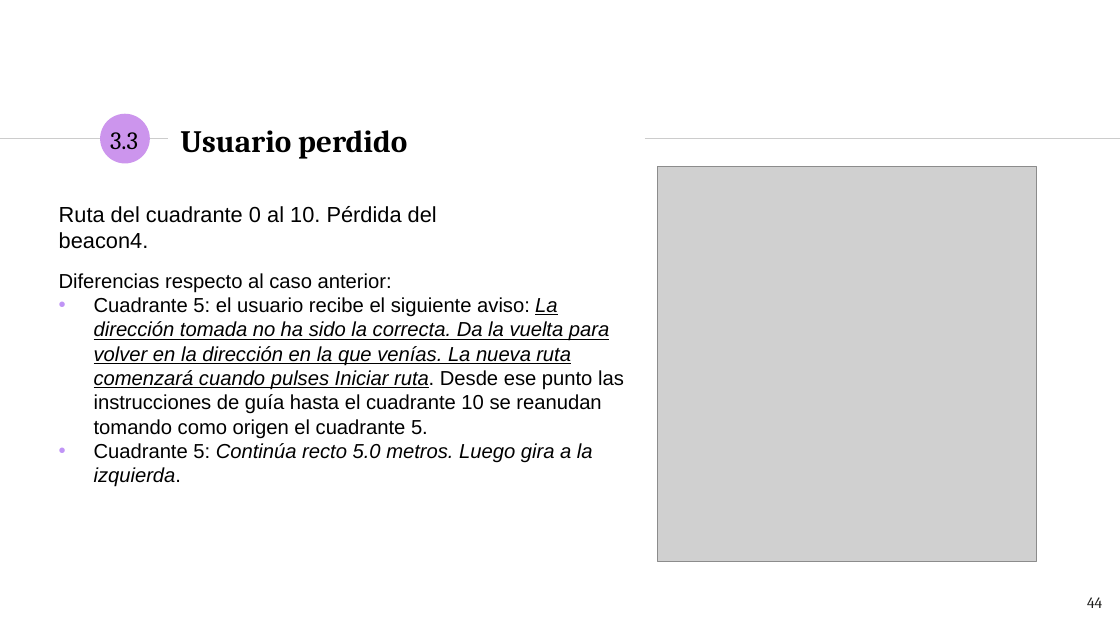
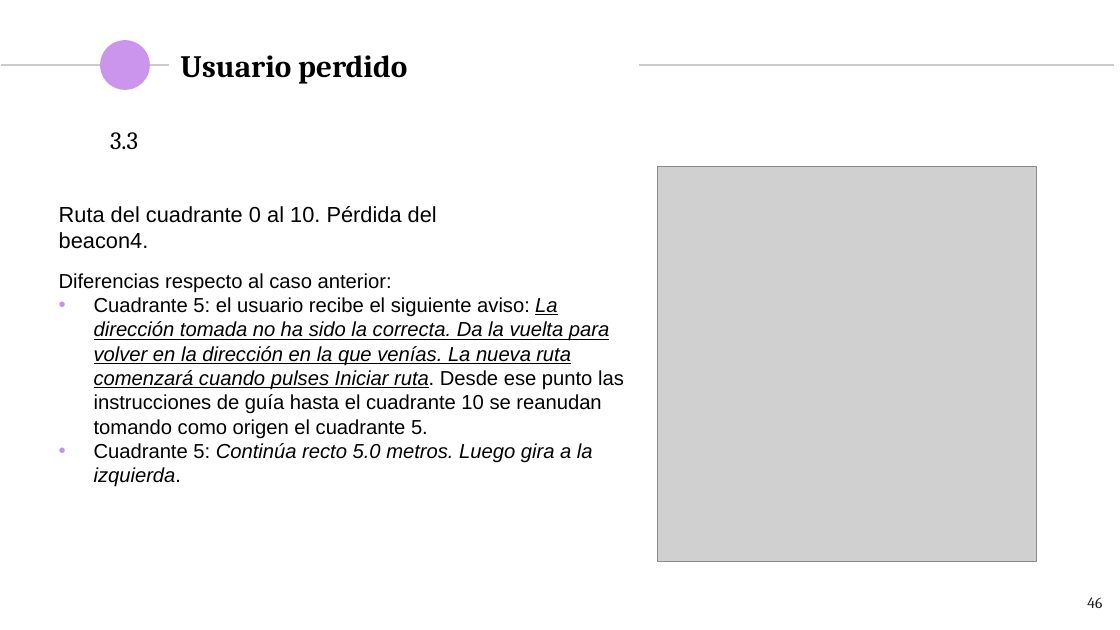
Before and after one commit to NILGroup/TFG-1920-DiscapacidadVisual, a slide deck: slide 46 of Defensa/Viola · SlidesCarnival_DiaposBelen.pptx (slide 44 before the commit). Drawn at 1120x630 pixels with LibreOffice and Linux fonts; fonts in the diff are those of the drawing; grey boxes stand for pictures. Boxes give left, top, right and bottom in pixels: in the first picture for what was removed or moved away, otherwise in the second. Text is boxed around its words. In the diff, an @@ line names an element or a change of style, - is before the commit and + after.

```diff
--- a/Defensa/Viola · SlidesCarnival_DiaposBelen.pptx
+++ b/Defensa/Viola · SlidesCarnival_DiaposBelen.pptx
@@ 1 title, 1 ellipse, 1 line moved together from (x1=0, y1=114, x2=407, y2=164) to (x1=1, y1=40, x2=407, y2=90) @@
@@ line moved from (645, 139) - (1120, 139) to (638, 65) - (1113, 65) @@
@@ page number at (x1=1087, y1=597, x2=1102, y2=608): text changed @@
-44
+46
```
Also in this commit, not shown: 17 other slides changed, 2 slides added, 10 other files.
